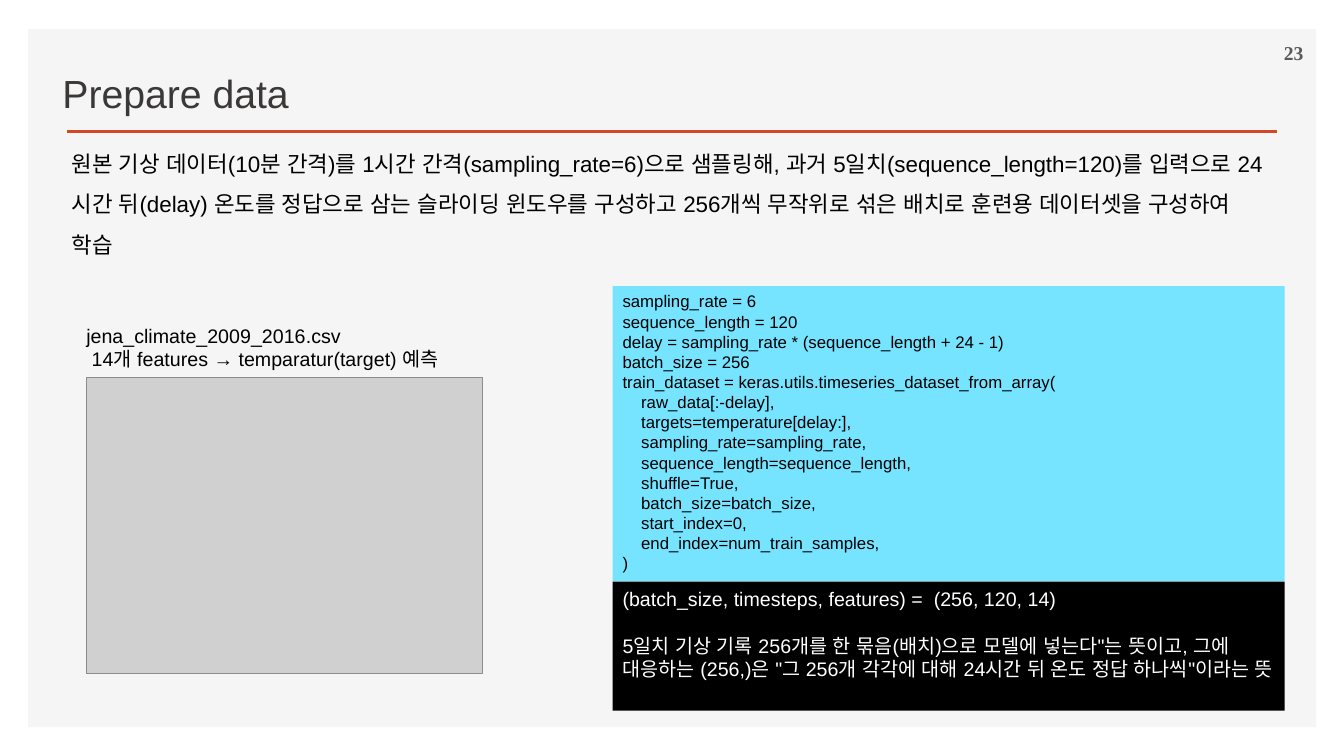
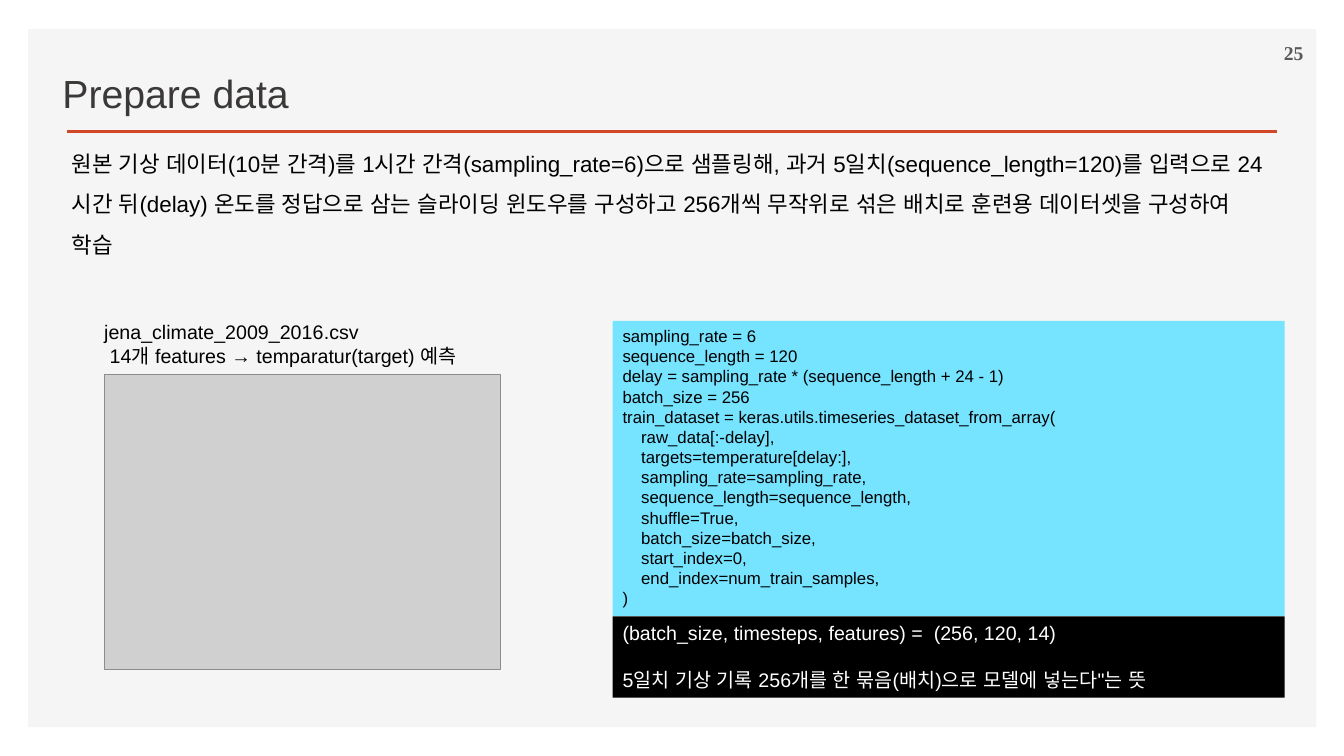
Before and after one commit to ancestor9/2026_Fall_Deep-Learning-with-Python, a slide deck: slide 25 of Chapter 13 Timeseries forecasting.pptx (slide 23 before the commit). Drawn at 1344x756 pixels with LibreOffice and Linux fonts; fonts in the diff are those of the drawing; grey boxes stand for pictures; background and template pictures are left out. Boxes give left, top, right and bottom in pixels: in the first picture for what was removed or moved away, otherwise in the second. Text is boxed around its words. In the diff, an @@ line names an element or a change of style, - is before the commit and + after.

```diff
--- a/Chapter 13 Timeseries forecasting.pptx
+++ b/Chapter 13 Timeseries forecasting.pptx
@@ page number at bbox=[1284, 47, 1304, 60]: text changed @@
-23
+25
@@ text "jena_climate_2009_2016.csv": place and size @@
-text "jena_climate_2009_2016.csv" at bbox=[86, 328, 439, 370]
+text "jena_climate_2009_2016.csv" at bbox=[104, 324, 457, 367]
@@ rectangle "sampling_rate = 6": place and size @@
-rectangle "sampling_rate = 6" at bbox=[613, 286, 1286, 582]
+rectangle "sampling_rate = 6" at bbox=[613, 321, 1286, 616]
@@ picture: place and size @@
-picture at bbox=[87, 378, 483, 674]
+picture at bbox=[105, 375, 501, 670]
@@ rectangle "(batch_size, timesteps, features) = (256, ...": place and size @@
-rectangle "(batch_size, timesteps, features) = (256, ..." at bbox=[613, 582, 1286, 711]
+rectangle "(batch_size, timesteps, features) = (256, ..." at bbox=[613, 616, 1286, 698]
@@ text in rectangle at bbox=[623, 670, 1146, 691]: text changed @@
-5일치 기상 기록 256개를 한 묶음(배치)으로 모델에 넣는다"는 뜻이고, 그에 대응하는 (256,)은 "그 256개 각각에 대해 24시간 뒤 온도 정답 하나씩"이라는 뜻
+5일치 기상 기록 256개를 한 묶음(배치)으로 모델에 넣는다"는 뜻
```
Also in this commit, not shown: 21 other slides changed, 4 slides added, 1 slide removed.
